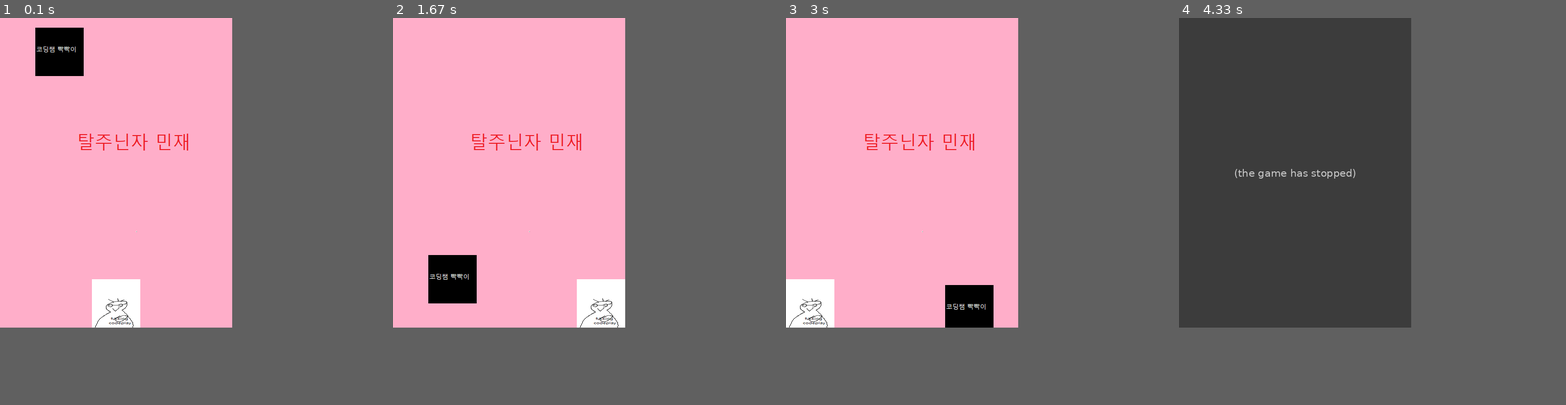
Above: before the commit, frames 1-4 (left to right).
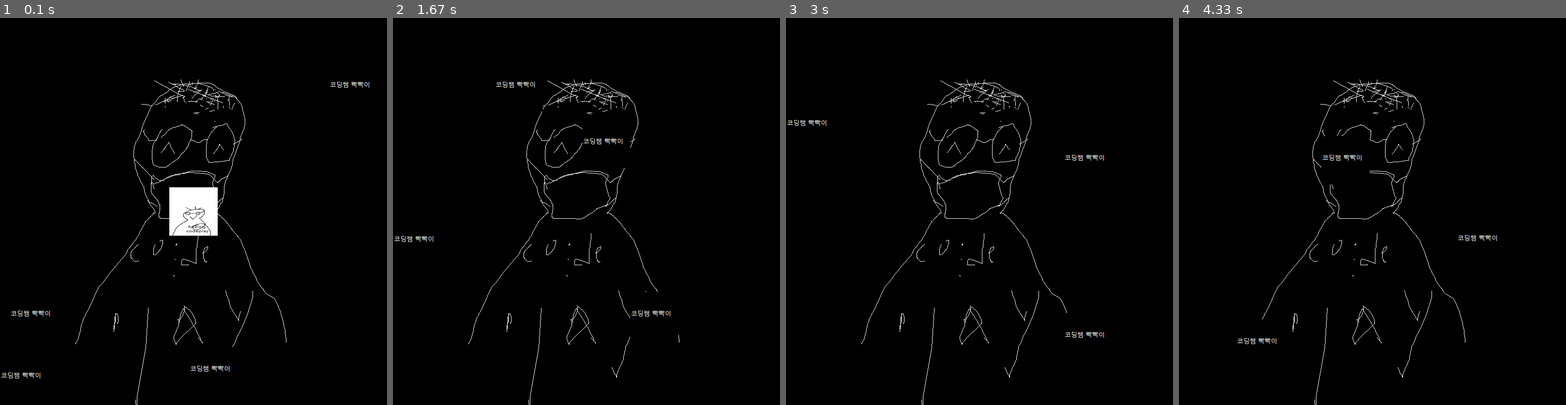
Above: after the commit, the same moments.

Repository: ohmyungseok0416/codeplay
Game: pygame game, started from pygame_01/05_minjae.py
Two runs of this game, one before a commit and one after it. Both use one fixed random seed, a clock stepped at 60 frames per second and the inputs below.
Inputs:
- Up to frame 1 (0.1 s): no input
- Up to frame 2 (1.67 s): tap Enter at 0.33 s; hold Right 0.67-1.13 s; hold Up 1.17-1.47 s
- Up to frame 3 (3 s): hold Left 2-2.53 s
- Up to frame 4 (4.33 s): no input
In our replay, the window is 480x640 before the commit and 800x800 after it. These sizes can differ from the game's own. Grey fills any space a smaller window leaves; there, only what the larger window draws over its background counts as a difference.

The runs differ from the first frame. In frame 1, 47% of the frame differs, in the area x 0-96%, y 0-100%; in frame 2, 47%; in frame 3, 47%; in frame 4, 48%, in the area x 0-83%, y 0-100%.
Before the commit the program exited at 3.73 s; later frames show no game.

Commit message:
선생니 은 빡빠 ㄱ이다

Diff:
--- a/pygame_01/05_minjae.py
+++ b/pygame_01/05_minjae.py
@@ -6,8 +6,8 @@
 
 pygame.init()
 
-screen_width = 480
-screen_height = 640
+screen_width = 800
+screen_height = 800
 screen = pygame.display.set_mode((screen_width, screen_height))
 
 pygame.display.set_caption("민재 피하기-코도폴레이")
@@ -19,7 +19,7 @@
 
 
 
-bg = pygame.image.load("pygame_01/source/bg.png")
+bg = pygame.image.load("pygame_01/source/bg2.png")
 
 character = pygame.image.load("pygame_01/source/character.png")
 
@@ -27,22 +27,71 @@
 character_width = character_size[0]
 character_height = character_size[1]
 character_xPos = (screen_width / 2) - (character_width / 2)
-character_yPos = screen_height - character_height
-
+character_yPos = (screen_height / 2) - (character_height / 2)
+
+to_y = 0
 to_x = 0
-character_speed = 10
-
-enemy = pygame.image.load("pygame_01/source/enemy.png")
-
-enemy_size = enemy.get_rect().size
-enemy_width = enemy_size[0]
-enemy_height = enemy_size[1]
-enemy_xPos = random.randint(0, (screen_width - enemy_width))
-enemy_yPos = 0
-
-
-
-enemy_speed = 10
+character_speed = 50
+
+
+
+enemy1 = pygame.image.load("pygame_01/source/enemy.png")
+
+enemy1_size = enemy1.get_rect().size
+enemy1_width = enemy1_size[0]
+enemy1_height = enemy1_size[1]
+enemy1_xPos = random.randint(0, (screen_width - enemy1_width))
+enemy1_yPos = 0
+
+
+
+enemy1_speed = 10
+
+
+
+
+enemy2 = pygame.image.load("pygame_01/source/enemy.png")
+
+enemy2_size = enemy2.get_rect().size
+enemy2_width = enemy2_size[0]
+enemy2_height = enemy2_size[1]
+enemy2_xPos = screen_width - enemy2_width
+enemy2_yPos =random.randint(0, (screen_height - enemy2_height))
+
+
+
+enemy2_speed = 10
+
+
+
+
+
+enemy3 = pygame.image.load("pygame_01/source/enemy.png")
+
+enemy3_size = enemy3.get_rect().size
+enemy3_width = enemy3_size[0]
+enemy3_height = enemy3_size[1]
+enemy3_xPos = random.randint(0, (screen_width - enemy3_width))
+enemy3_yPos = screen_height - enemy3_height
+
+
+
+enemy3_speed = 10
+
+
+
+
+enemy4 = pygame.image.load("pygame_01/source/enemy.png")
+
+enemy4_size = enemy4.get_rect().size
+enemy4_width = enemy4_size[0]
+enemy4_height = enemy4_size[1]
+enemy4_xPos = 0
+enemy4_yPos = random.randint(0, (screen_height - enemy4_height))
+
+
+
+enemy4_speed = 10
 
 
 
@@ -59,15 +108,26 @@
             running = False
         if event.type == pygame.KEYDOWN:
             if event.key == pygame.K_LEFT:
-                to_x -= 1
+                to_x -= character_speed
             elif event.key == pygame.K_RIGHT:
-                to_x += 1
+                to_x += character_speed
+
+            elif event.key == pygame.K_UP:
+                to_y -= character_speed
+
+            elif event.key == pygame.K_DOWN:
+                to_y += character_speed
+
+
 
         if event.type == pygame.KEYUP:
             if event.key == pygame.K_LEFT or event.key == pygame.K_RIGHT:
                 to_x = 0
-
-    character_xPos += to_x * dt
+            elif event.key == pygame.K_UP or event.key == pygame.K_DOWN:
+                to_y = 0
+
+    character_xPos += to_x
+    character_yPos += to_y
 
     if character_xPos < 0:
         character_xPos = 0
@@ -79,20 +139,96 @@
     character_rect.left = character_xPos
     character_rect.top = character_yPos
 
-    enemy_rect = enemy.get_rect()
-    enemy_rect.left = enemy_xPos
-    enemy_rect.top = enemy_yPos
-
-    enemy_yPos += enemy_speed
-    if enemy_yPos > screen_height:
-        enemy_yPos = 0
-        enemy_xPos = random.randint(0, (screen_width - enemy_width))
-        enemy_speed = random.randint(15, 35)
-
-
-
-
-    if character_rect.colliderect(enemy_rect):
+
+    enemy1_rect = enemy1.get_rect()
+    enemy1_rect.left = enemy1_xPos
+    enemy1_rect.top = enemy1_yPos
+
+    enemy1_yPos -= enemy1_speed
+    if enemy1_yPos < 0:
+        enemy1_yPos = screen_height - enemy1_height
+        enemy1_xPos = random.randint(0, (screen_width - enemy1_width))
+        enemy1_speed = random.randint(5, 8)
+
+
+
+
+
+
+
+
+
+
+
+    enemy3_rect = enemy3.get_rect()
+    enemy3_rect.left = enemy3_xPos
+    enemy3_rect.top = enemy3_yPos
+
+    enemy3_yPos -= enemy3_speed
+    if enemy3_yPos < 0:
+        enemy3_yPos = screen_height - enemy3_height
+        enemy3_xPos = random.randint(0, (screen_width - enemy3_width))
+        enemy3_speed = random.randint(5, 8)
+
+
+    enemy2_rect = enemy2.get_rect()
+    enemy2_rect.left = enemy2_xPos
+    enemy2_rect.top = enemy2_yPos
+
+    enemy2_xPos -= enemy2_speed
+    if enemy2_xPos < 0:
+        enemy2_yPos = random.randint(0, (screen_height - enemy2_height))
+        enemy2_xPos = screen_width - enemy2_width
+        enemy2_speed = random.randint(5, 8)
+
+
+
+
+
+
+
+
+    enemy4_rect = enemy4.get_rect()
+    enemy4_rect.left = enemy4_xPos
+    enemy4_rect.top = enemy4_yPos
+
+    enemy4_xPos += enemy4_speed
+    if enemy4_xPos < 0:
+        enemy4_yPos = random.randint(0, (screen_height - enemy4_height))
+        enemy4_xPos = screen_width - enemy4_width
+        enemy4_speed = random.randint(4, 8)
+
+
+
+
+
+
+
+
+
+
+
+
+
+
+
+
+
+
+
+
+
+
+
+
+
+
+
+
+
+
+
+    if character_rect.colliderect(enemy1_rect) or    character_rect.colliderect(enemy2_rect) or   character_rect.colliderect(enemy3_rect)  or   character_rect.colliderect(enemy4_rect):
         print("fucking shit")
         running = False
 
@@ -104,8 +240,10 @@
 
     screen.blit(bg, (0, 0))
     screen.blit(character, (character_xPos, character_yPos))
-    screen.blit(enemy, (enemy_xPos, enemy_yPos))
-
+    screen.blit(enemy1, (enemy1_xPos, enemy1_yPos))
+    screen.blit(enemy2, (enemy2_xPos, enemy2_yPos))
+    screen.blit(enemy3, (enemy3_xPos, enemy3_yPos))
+    screen.blit(enemy4, (enemy4_xPos, enemy4_yPos))
     pygame.display.update()
 
 pygame.quit()
Binary file added: pygame_01/source/bg2.png
